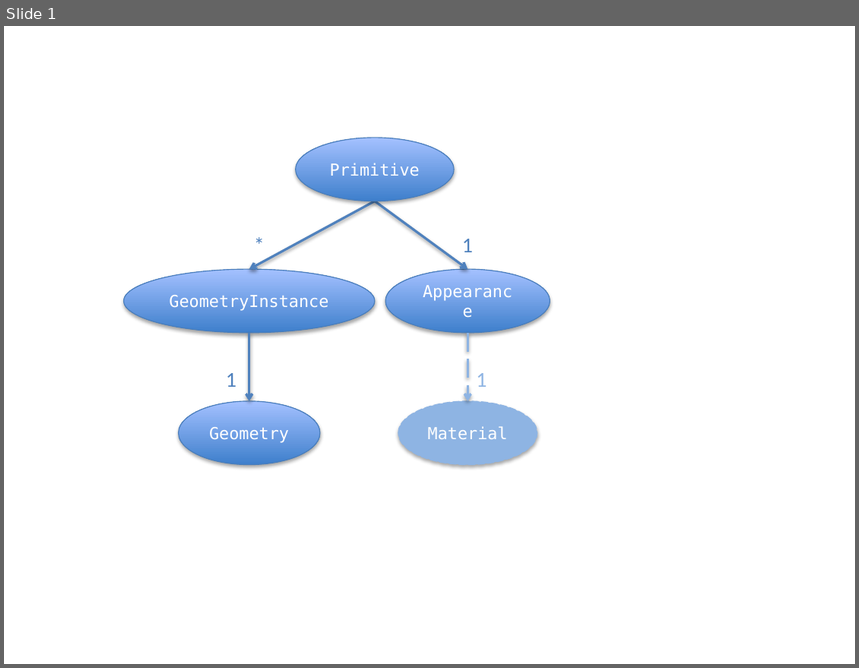
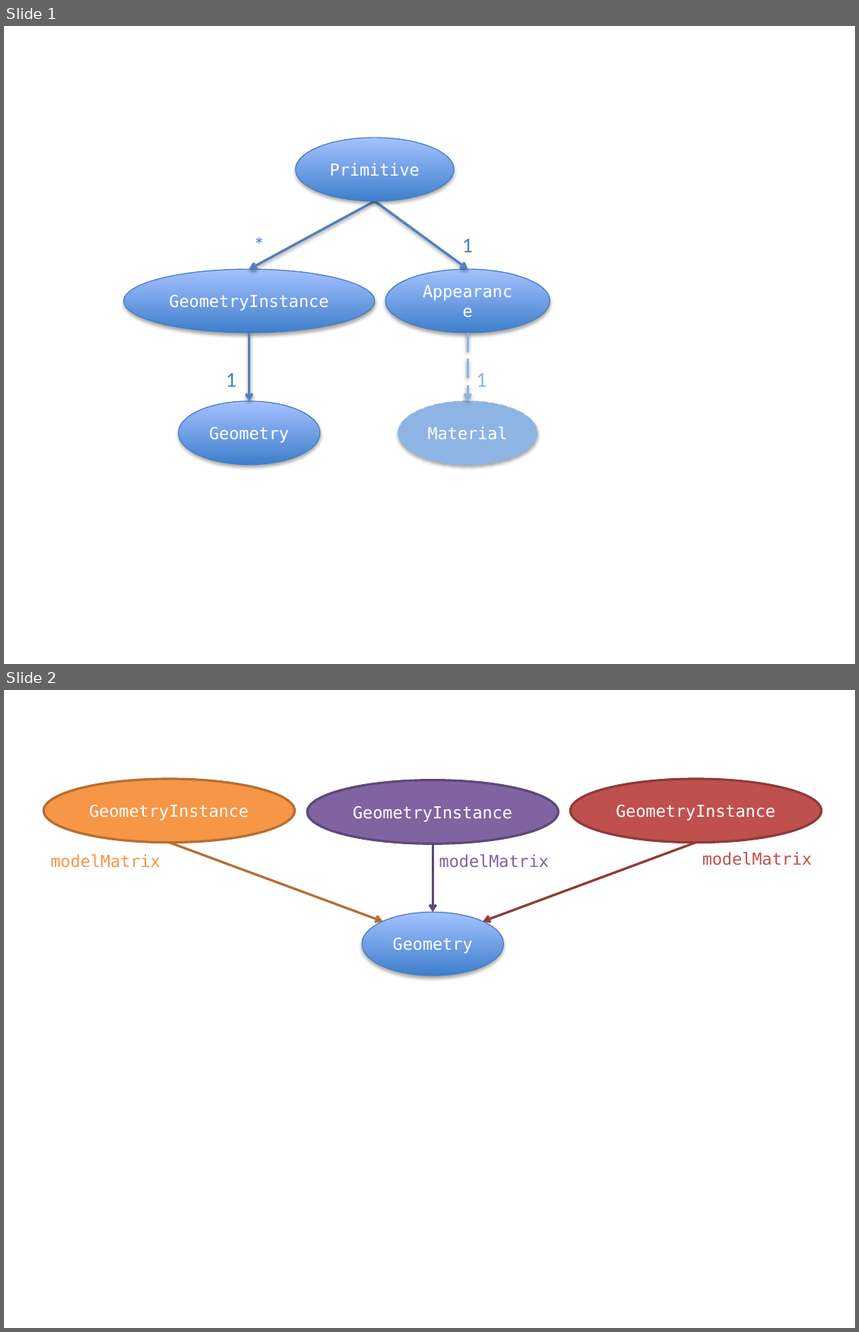
Before and after one commit to barionleg/cesium.wiki.gs, a slide deck: geometryandappearances/figures.pptx. Shown one above the other, each under a label of ours: slide 1 before the commit, slides 1 and 2 after it. The pictures are 859x668 and 859x1332 pixels, drawn with LibreOffice and Linux fonts; fonts in the diff are those of the drawing. Boxes give left, top, right and bottom in pixels: in the first picture for what was removed or moved away, otherwise in the second. Text is boxed around its words. In the diff, an @@ line names an element or a change of style, - is before the commit and + after.

Commit message:
More figures

```diff
--- a/geometryandappearances/figures.pptx
+++ b/geometryandappearances/figures.pptx
@@ slide 2 added at [4, 690, 855, 1328], background #FFFFFF @@
@@ ellipse added at [44, 778, 295, 842], fill #F79646, outline #B76F34 2 pt, 14 pt, text #FFFFFF @@
+GeometryInstance
@@ ellipse added at [307, 780, 558, 844], fill #8064A2, outline #5F4A78 2 pt, 14 pt, text #FFFFFF @@
+GeometryInstance
@@ ellipse added at [571, 778, 822, 842], fill #C0504D, outline #8E3B39 2 pt, 14 pt, text #FFFFFF @@
+GeometryInstance
@@ arrow added from (169, 842) to (382, 922), #B76F34 2 pt @@
@@ arrow added from (433, 844) to (433, 912), #5F4A78 2 pt @@
@@ arrow added from (696, 842) to (484, 922), #8E3B39 2 pt @@
@@ text added at [50, 854, 160, 868], 14 pt, text #F79646 @@
+modelMatrix
@@ text added at [439, 854, 549, 868], 14 pt, text #8064A2 @@
+modelMatrix
@@ text added at [702, 852, 812, 866], 14 pt, text #C0504D @@
+modelMatrix
@@ ellipse added at [363, 912, 503, 976], fill gradient #3F80CE to #A4C4FF, outline #4B7EBC 0.75 pt, 14 pt, text #FFFFFF @@
+Geometry
```
